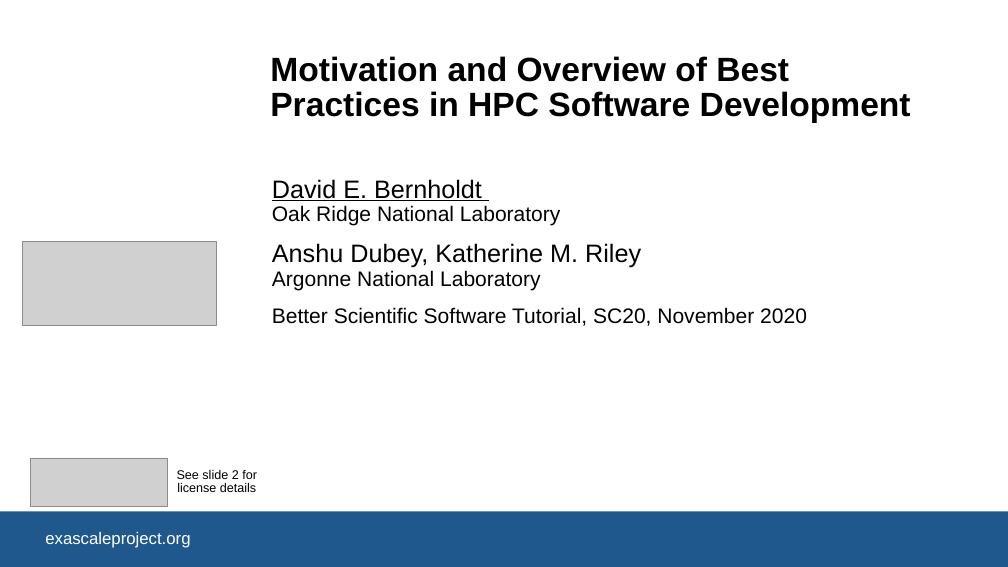
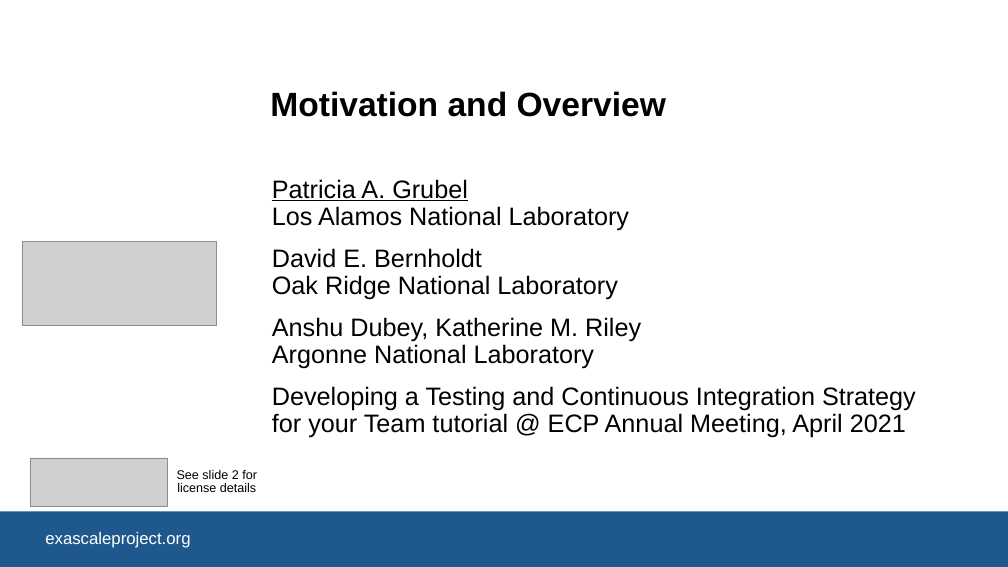
Before and after one commit to bssw-tutorial/presentations, a slide deck: slide 1 of final-presentations/2021-04-12-ecpam/01-overview.pptx. Drawn at 1008x567 pixels with LibreOffice and Linux fonts; fonts in the diff are those of the drawing; grey boxes stand for pictures; background and template pictures are left out. Boxes give left, top, right and bottom in pixels: in the first picture for what was removed or moved away, otherwise in the second. Text is boxed around its words. In the diff, an @@ line names an element or a change of style, - is before the commit and + after.

Commit message:
First attempt at adapting intro and overview for the testing-focused tutorial at ECP AM

```diff
--- a/final-presentations/2021-04-12-ecpam/01-overview.pptx
+++ b/final-presentations/2021-04-12-ecpam/01-overview.pptx
@@ title at <box>270,91,666,117</box>: text changed @@
-Motivation and Overview of Best Practices in HPC Software Development
+Motivation and Overview
@@ subtitle at <box>272,179,630,230</box>: paragraph added @@
+Patricia A. Grubel
+Los Alamos National Laboratory
@@ subtitle at <box>272,248,641,369</box>: size 20 to 24 pt in "Oak Ridge National Laboratory", "Argonne National Laboratory"; underline off in "David E. Bernholdt" @@
@@ subtitle at <box>272,386,916,438</box>: text changed; size 20 to 24 pt @@
-Better Scientific Software Tutorial, SC20, November 2020
+Developing a Testing and Continuous Integration Strategy for your Team tutorial @ ECP Annual Meeting, April 2021
```
Also in this commit, not shown: 2 other slides changed, 2 slides added, 6 slides removed.
